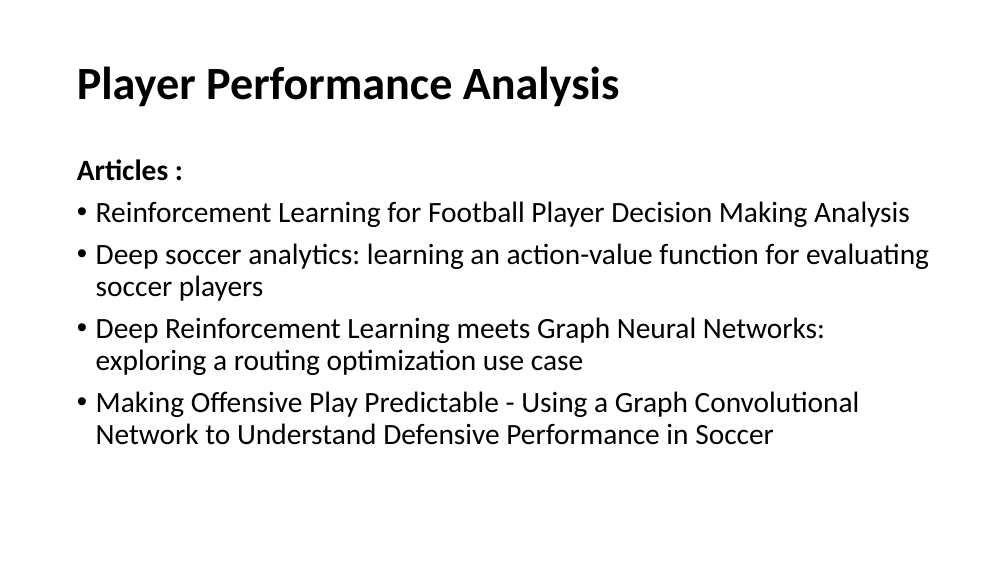
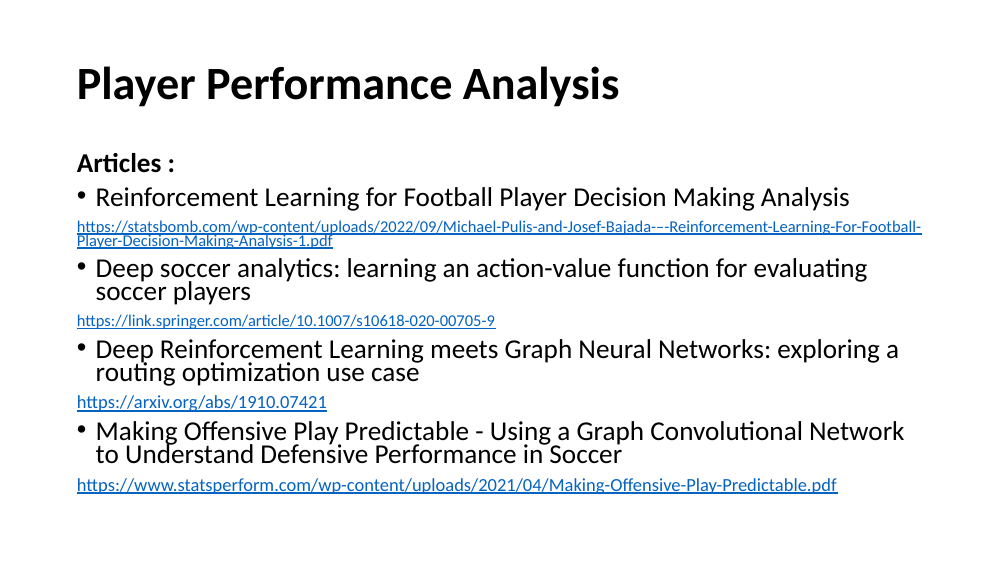
Before and after one commit to Ziolo1999/GNNsFootballEventSpotting, a slide deck: slide 5 of Articles/topic_ideas.pptx. Drawn at 1008x567 pixels with LibreOffice and Linux fonts; fonts in the diff are those of the drawing. Boxes give left, top, right and bottom in pixels: in the first picture for what was removed or moved away, otherwise in the second. Text is boxed around its words. In the diff, an @@ line names an element or a change of style, - is before the commit and + after.

```diff
--- a/Articles/topic_ideas.pptx
+++ b/Articles/topic_ideas.pptx
@@ text at box(77, 153, 904, 464): size 28 to 25.9 pt in "Articles :", "Reinforcement Learning for Football Player Decision Making ...", "Deep soccer analytics: learning an action-value function ...", "Deep Reinforcement Learning meets Graph Neural Networks: ..." and 1 more places; line spacing 0.9 to 0.7 @@
@@ text at box(77, 220, 921, 249): paragraph added @@
+https://statsbomb.com/wp-content/uploads/2022/09/Michael-Pulis-and-Josef-Bajada-–-Reinforcement-Learning-For-Football-Player-Decision-Making-Analysis-1.pdf
@@ text at box(77, 314, 495, 329): paragraph added @@
+https://link.springer.com/article/10.1007/s10618-020-00705-9
@@ text at box(77, 395, 327, 412): paragraph added @@
+https://arxiv.org/abs/1910.07421
@@ text at box(77, 478, 837, 494): paragraph added @@
+https://www.statsperform.com/wp-content/uploads/2021/04/Making-Offensive-Play-Predictable.pdf
```
Also in this commit, not shown: 5 other slides changed, 3 slides added.
